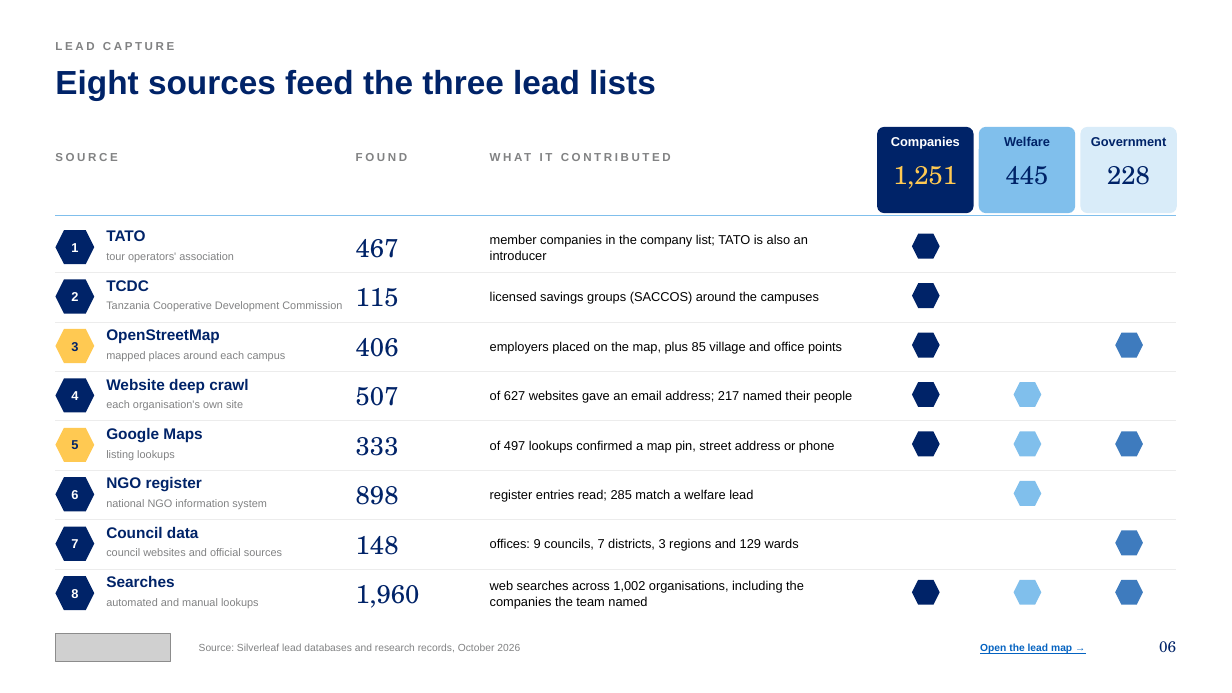
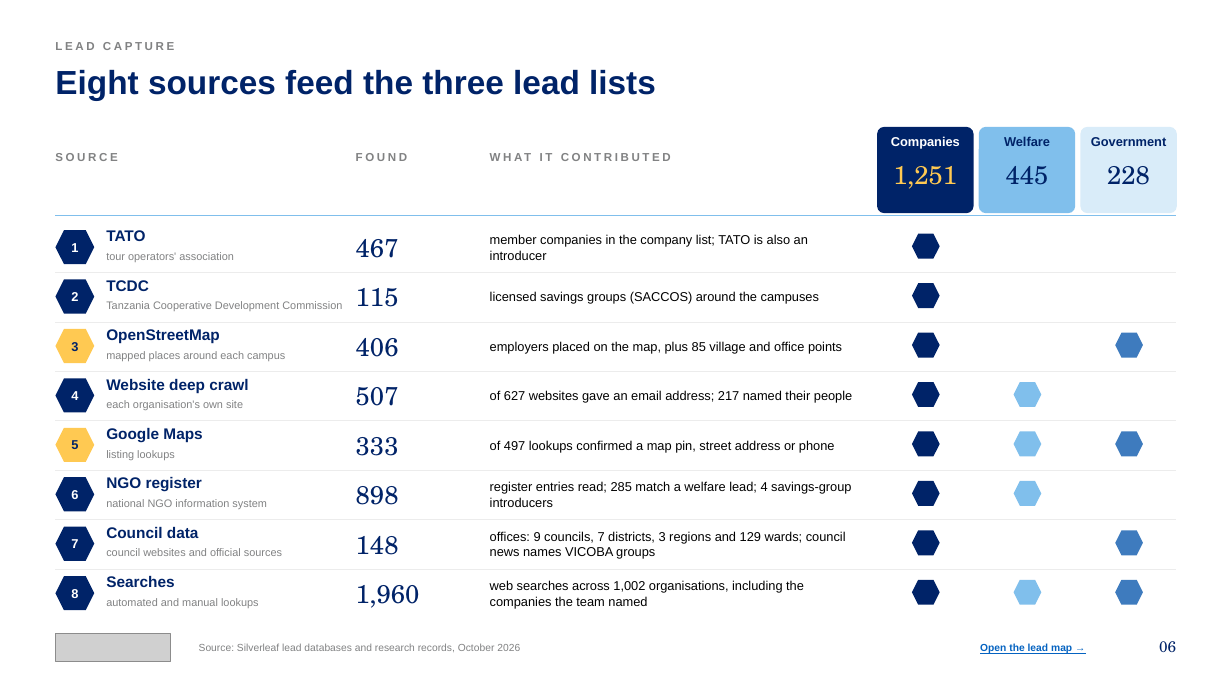
Before and after one commit to Nehemia-joh/Agenticmarketing, a slide deck: slide 6 of outputs/presentations/Silverleaf_Lead_Generation_Strategy_2026-10-12.pptx. Drawn at 1232x693 pixels with LibreOffice and Linux fonts; fonts in the diff are those of the drawing; grey boxes stand for pictures. Boxes give left, top, right and bottom in pixels: in the first picture for what was removed or moved away, otherwise in the second. Text is boxed around its words. In the diff, an @@ line names an element or a change of style, - is before the commit and + after.

```diff
--- a/outputs/presentations/Silverleaf_Lead_Generation_Strategy_2026-10-12.pptx
+++ b/outputs/presentations/Silverleaf_Lead_Generation_Strategy_2026-10-12.pptx
@@ text at box(490, 481, 851, 507): text changed @@
-register entries read; 285 match a welfare lead
+register entries read; 285 match a welfare lead; 4 savings-group introducers
@@ hexagon added at box(912, 482, 940, 506), fill #002368 @@
@@ text at box(490, 531, 846, 559): text changed @@
-offices: 9 councils, 7 districts, 3 regions and 129 wards
+offices: 9 councils, 7 districts, 3 regions and 129 wards; council news names VICOBA groups
@@ hexagon added at box(912, 531, 940, 555), fill #002368 @@
```
Also in this commit, not shown: 4 other slides changed, 2 other files.
